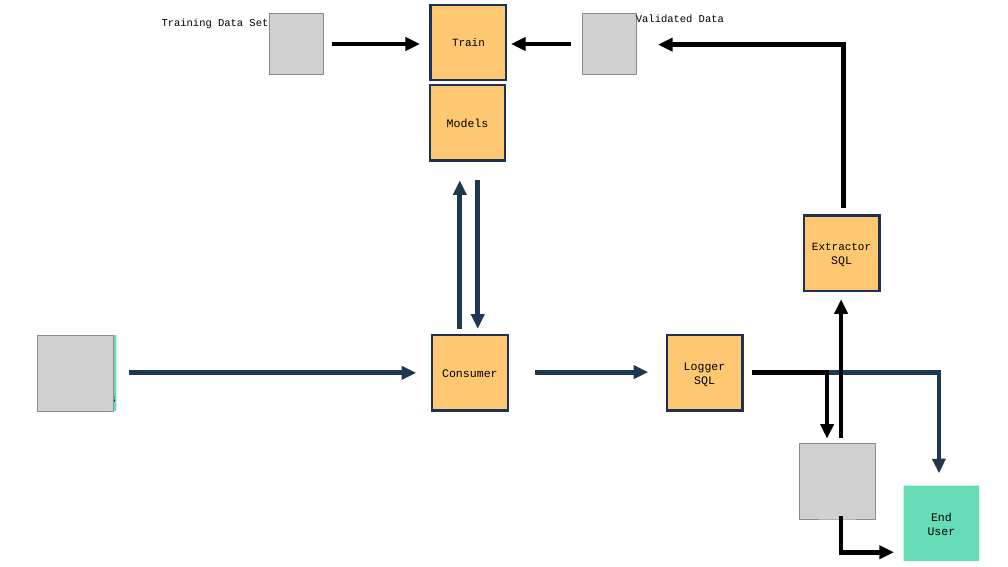
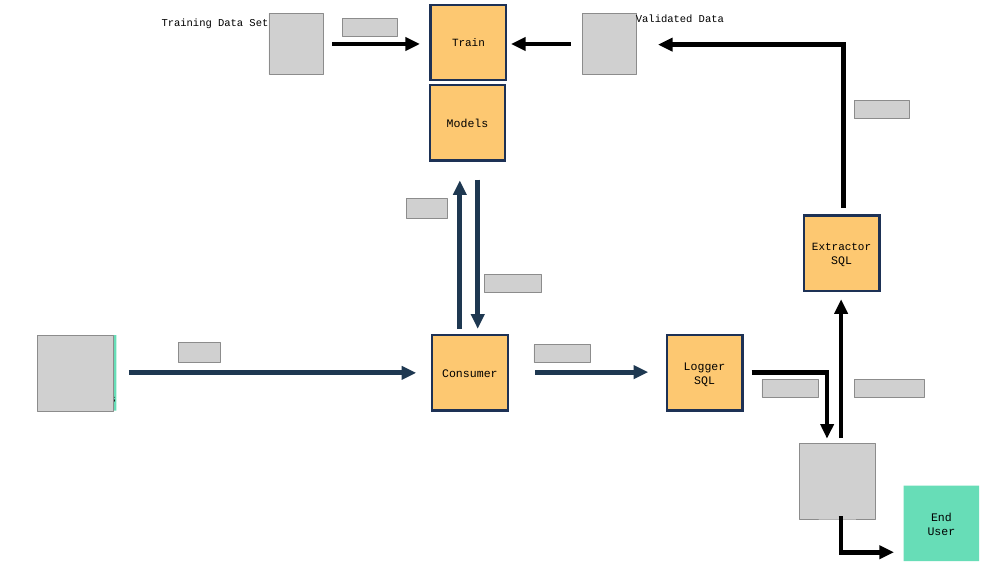
Before and after one commit to 40tude/fraud_detection_2, a slide deck: slide 9 of assets/00_fraud_detection_2_soutenance.pptx (slide 7 before the commit). Drawn at 1008x567 pixels with LibreOffice and Linux fonts; fonts in the diff are those of the drawing; grey boxes stand for pictures. Boxes give left, top, right and bottom in pixels: in the first picture for what was removed or moved away, otherwise in the second. Text is boxed around its words. In the diff, an @@ line names an element or a change of style, - is before the commit and + after.

```diff
--- a/assets/00_fraud_detection_2_soutenance.pptx
+++ b/assets/00_fraud_detection_2_soutenance.pptx
@@ picture added at [343, 19, 398, 37] @@
@@ picture added at [854, 101, 910, 119] @@
@@ picture added at [406, 198, 447, 219] @@
@@ picture added at [485, 274, 541, 292] @@
@@ picture added at [179, 343, 220, 363] @@
@@ picture added at [534, 345, 591, 362] @@
@@ elbow arrow removed from (752, 372) to (939, 473) @@
@@ picture added at [762, 380, 819, 397] @@
@@ picture added at [854, 380, 925, 398] @@
```
Also in this commit, not shown: 7 other slides changed, 2 slides added, 8 slides removed.
